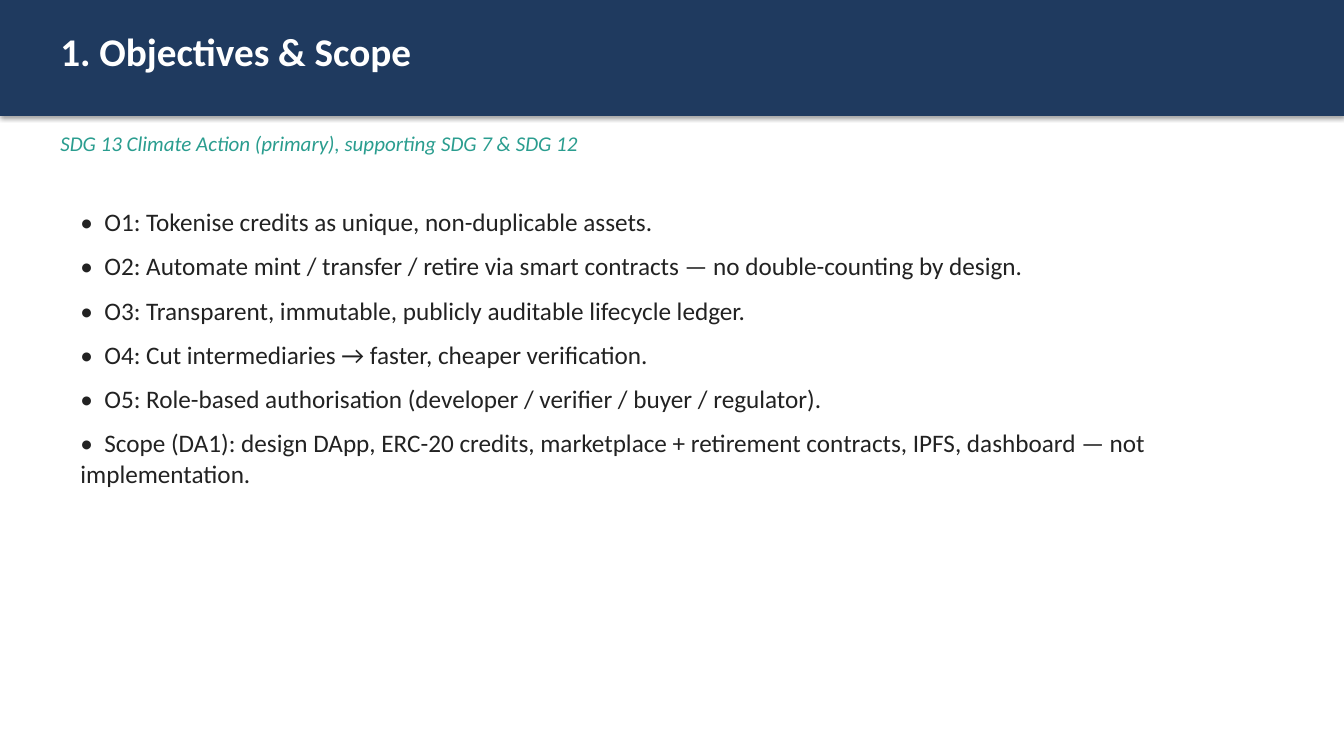
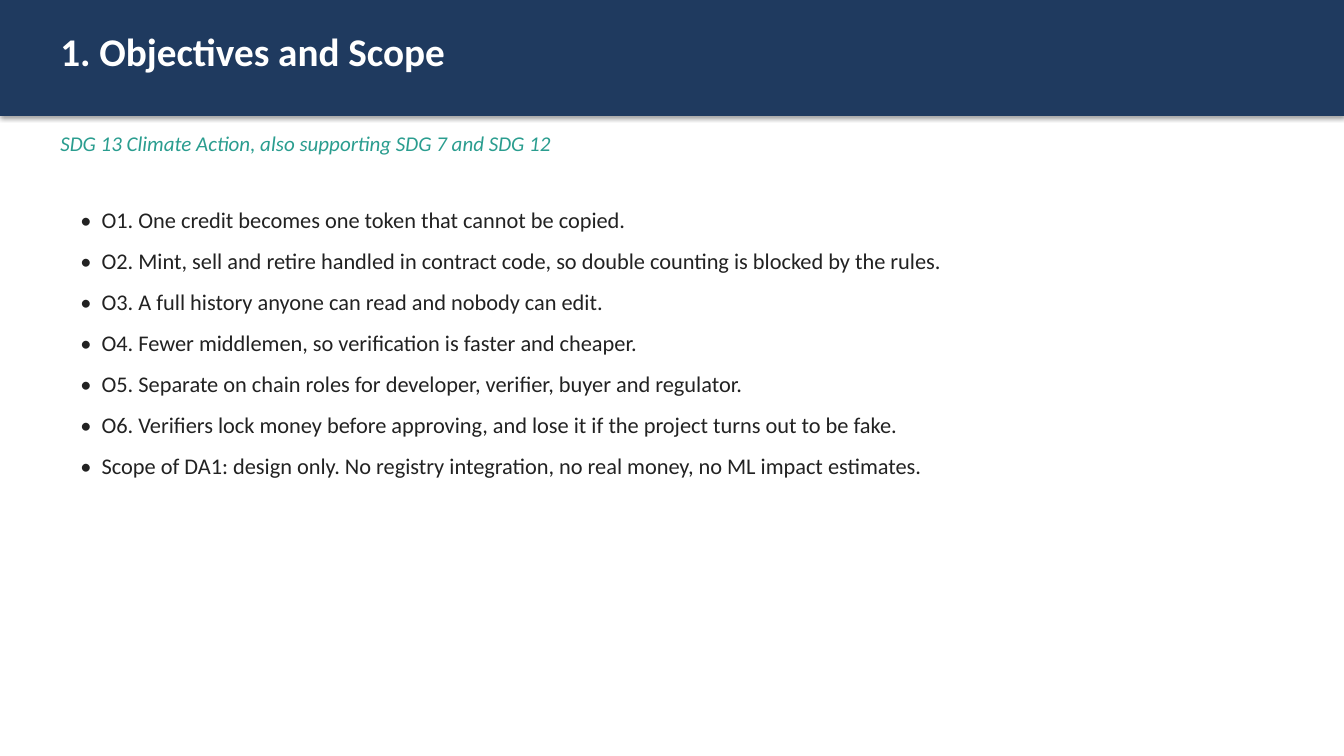
Before and after one commit to AviDhandhania/carbon-credit-blockchain, a slide deck: slide 4 of presentation/DA1_Presentation.pptx. Drawn at 1344x756 pixels with LibreOffice and Linux fonts; fonts in the diff are those of the drawing. Boxes give left, top, right and bottom in pixels: in the first picture for what was removed or moved away, otherwise in the second. Text is boxed around its words. In the diff, an @@ line names an element or a change of style, - is before the commit and + after.

Commit message:
Add verifier staking novelty; rewrite report and slides in plainer English
Novel contribution (new Section 4.4), addressing the "garbage in" risk the
previous version only listed and did not solve:

- VerifierStake contract: verifiers lock a deposit before approving a project
  and it stays locked through a 90-day challenge window. Anyone can challenge a
  batch with a bond plus IPFS evidence; a regulator rules; a winning challenge
  slashes the stake, paying the challenger and a buyer compensation pool. A
  losing challenge forfeits the bond.
- Traceable batches: each mint records project ID, verifier and evidence hash,
  so a fake project's credits can be flagged instead of poisoning a token pool.
- Soulbound retirement certificate: burning mints a non-transferable ERC-721,
  so an offset claim has a public owner and cannot be resold as proof.

Threaded through the rest: new gap G4, objective O6, fourth contract in the
architecture, 7-step workflow, certificate step in the sequence diagram, new
gantt phase, new diagrams/novelty.png, two new slides.

Also rewrote the report and slide text in short plain sentences and dropped the
em dashes and arrows.

Diagram fix: gantt task names moved to the y-axis, since a one-week bar can
never fit its own label. Architecture layer labels rotated into the left margin
so the vertical arrows no longer strike through them.

```diff
--- a/presentation/DA1_Presentation.pptx
+++ b/presentation/DA1_Presentation.pptx
@@ text at [60,38,444,73]: text changed @@
-1. Objectives & Scope
+1. Objectives and Scope
@@ text at [60,136,550,155]: text changed @@
-SDG 13 Climate Action (primary), supporting SDG 7 & SDG 12
+SDG 13 Climate Action, also supporting SDG 7 and SDG 12
@@ text at [102,212,940,478]: text changed; size 18 to 16 pt @@
-• O1: Tokenise credits as unique, non-duplicable assets.
-• O2: Automate mint / transfer / retire via smart contracts — no double-counting by design.
-• O3: Transparent, immutable, publicly auditable lifecycle ledger.
-• O4: Cut intermediaries → faster, cheaper verification.
-• O5: Role-based authorisation (developer / verifier / buyer / regulator).
-• Scope (DA1): design DApp, ERC-20 credits, marketplace + retirement contracts, IPFS, dashboard — not implementation.
+• O1. One credit becomes one token that cannot be copied.
+• O2. Mint, sell and retire handled in contract code, so double counting is blocked by the rules.
+• O3. A full history anyone can read and nobody can edit.
+• O4. Fewer middlemen, so verification is faster and cheaper.
+• O5. Separate on chain roles for developer, verifier, buyer and regulator.
+• O6. Verifiers lock money before approving, and lose it if the project turns out to be fake.
+• Scope of DA1: design only. No registry integration, no real money, no ML impact estimates.
```
Also in this commit, not shown: 10 other slides changed, 3 slides added, 1 slide removed, 10 other files.
